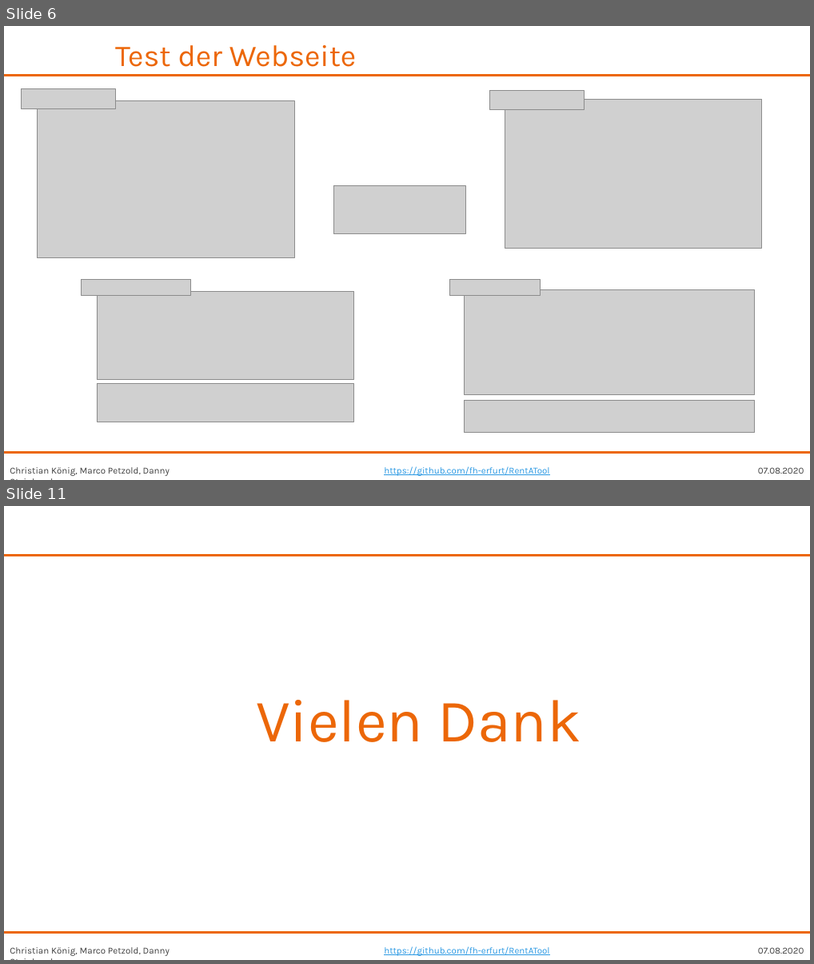
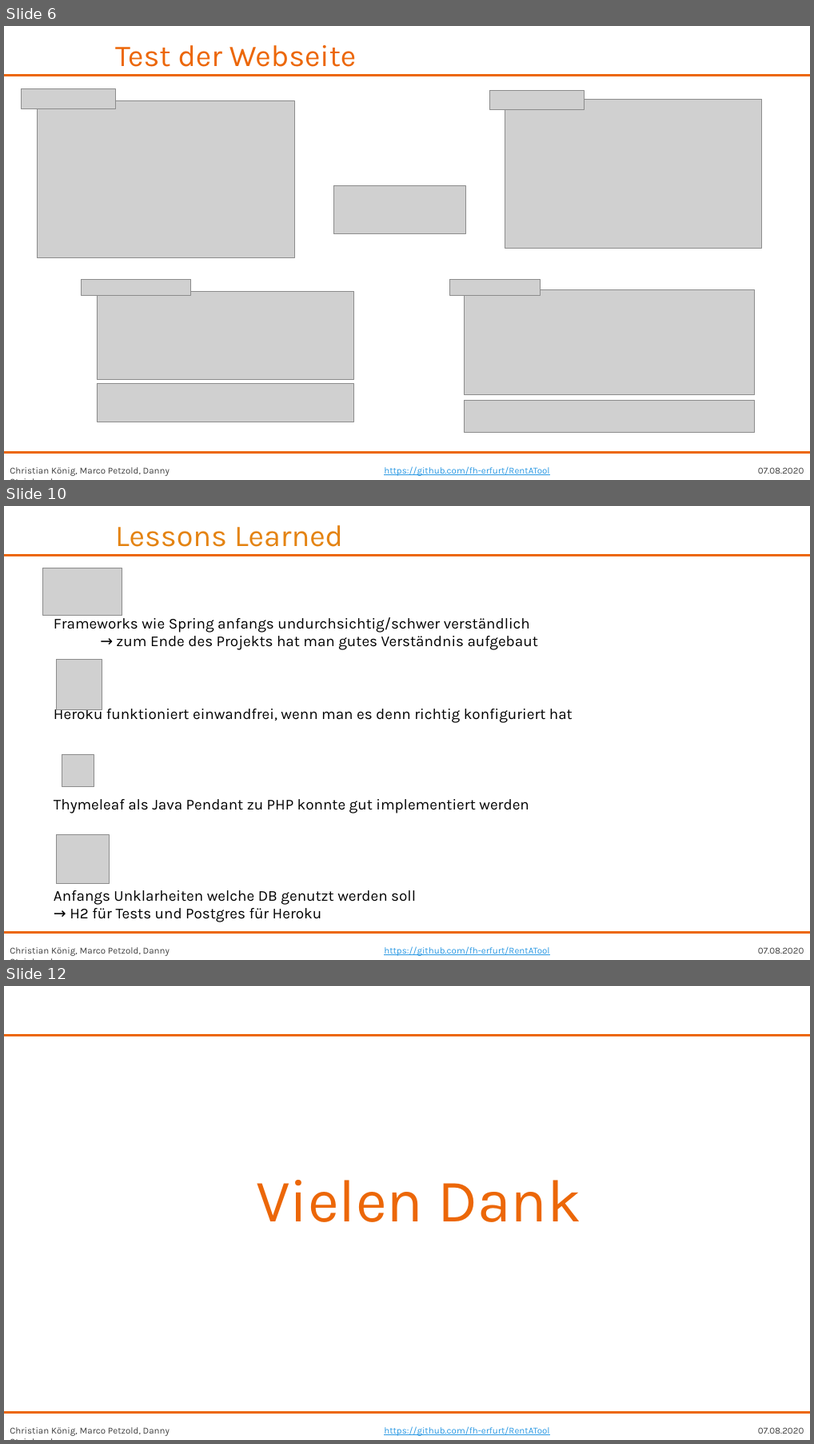
Before and after one commit to fh-erfurt/RentATool, a slide deck: share/presentations/Java 2/RentATool_17.07.2020_Danny.pptx. Shown one above the other, each under a label of ours: slides 6 and 11 before the commit, slides 6, 10 and 12 after it; the slides between them are not shown. The pictures are 814x964 and 814x1444 pixels, drawn with LibreOffice and Linux fonts; fonts in the diff are those of the drawing; grey boxes stand for pictures; background and template pictures are left out. Boxes give left, top, right and bottom in pixels: in the first picture for what was removed or moved away, otherwise in the second. Text is boxed around its words. In the diff, an @@ line names an element or a change of style, - is before the commit and + after.

```diff
--- a/share/presentations/Java 2/RentATool_17.07.2020_Danny.pptx
+++ b/share/presentations/Java 2/RentATool_17.07.2020_Danny.pptx
@@ slide 10 added at (x1=4, y1=506, x2=810, y2=960), background #FFFFFF; not listed: 5 template elements that a slide beside it also shows @@
@@ text added at (x1=115, y1=525, x2=343, y2=547), 36 pt, text #E48312 @@
+Lessons Learned
@@ picture added at (x1=42, y1=568, x2=122, y2=616) @@
@@ text added at (x1=54, y1=615, x2=573, y2=922), 18 pt, text #000000 @@
+Frameworks wie Spring anfangs undurchsichtig/schwer verständlich → zum Ende des Projekts hat man gutes Verständnis aufgebaut
+Heroku funktioniert einwandfrei, wenn man es denn richtig konfiguriert hat
+Thymeleaf als Java Pendant zu PHP konnte gut implementiert werden
+Anfangs Unklarheiten welche DB genutzt werden soll
+→ H2 für Tests und Postgres für Heroku
@@ picture added at (x1=56, y1=660, x2=102, y2=711) @@
@@ picture added at (x1=62, y1=754, x2=94, y2=786) @@
@@ picture added at (x1=56, y1=835, x2=110, y2=884) @@
@@ what was slide 11 is now slide 12 @@
```
Also in this commit, not shown: 3 slides changed, 1 other slide added, 1 slide removed.
